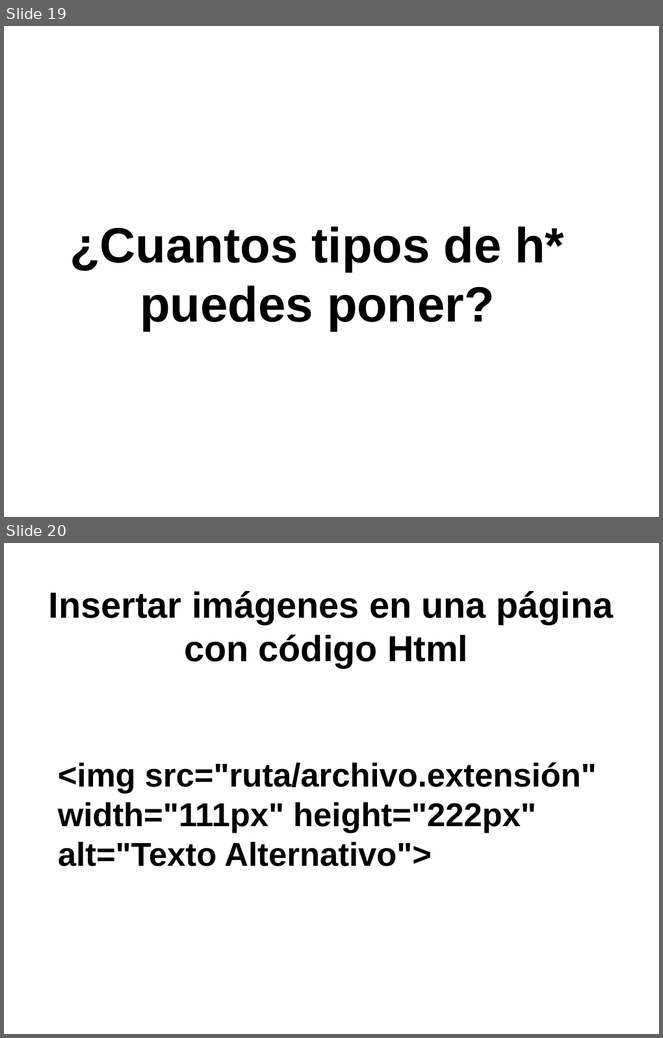
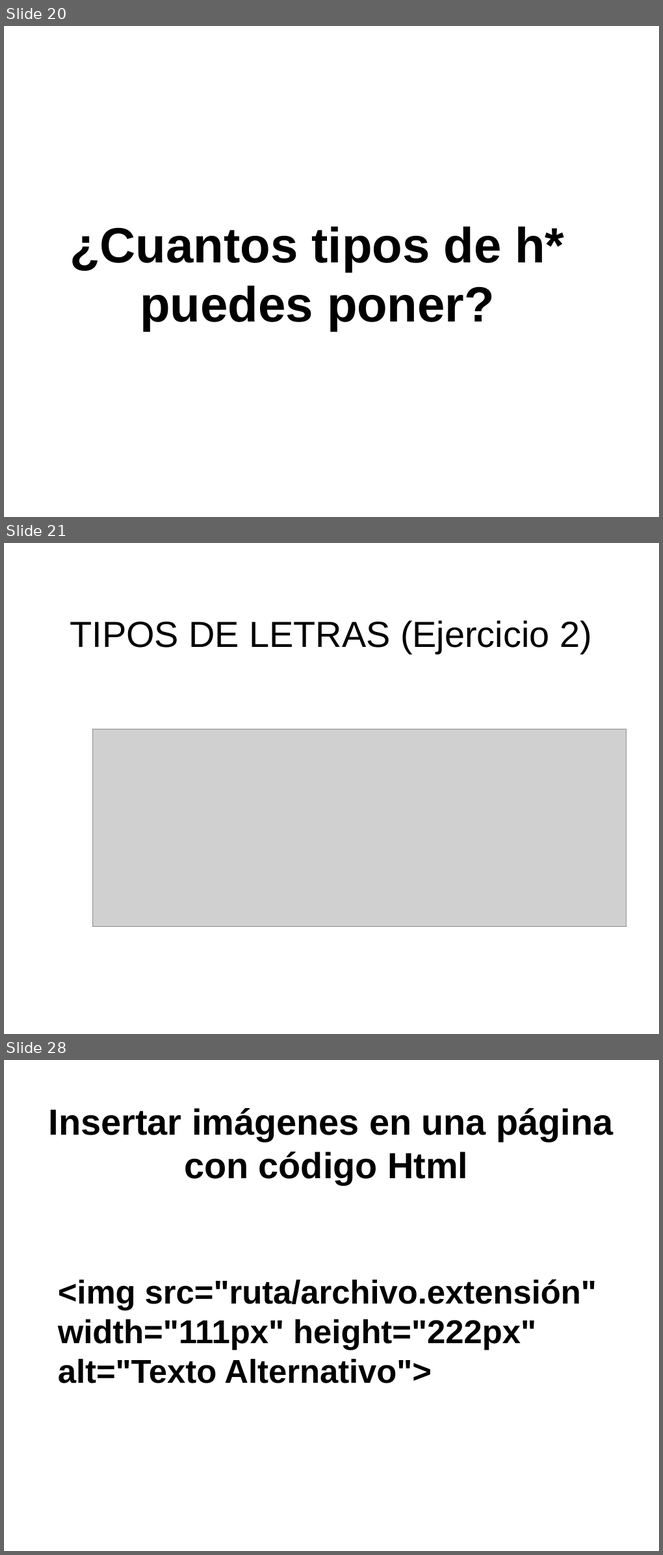
Before and after one commit to toblerone554/CampusInfantil2016, a slide deck: Veteranos/html/PresentaciónHTML.odp. Shown one above the other, each under a label of ours: slides 19 and 20 before the commit, slides 20, 21 and 28 after it; the slides between them are not shown. The pictures are 663x1038 and 663x1555 pixels, drawn with LibreOffice and Linux fonts; fonts in the diff are those of the drawing; grey boxes stand for pictures. Boxes give left, top, right and bottom in pixels: in the first picture for what was removed or moved away, otherwise in the second. Text is boxed around its words. In the diff, an @@ line names an element or a change of style, - is before the commit and + after.

Commit message:
Subidos ejercicios practicos HTML

```diff
--- a/Veteranos/html/PresentaciónHTML.odp
+++ b/Veteranos/html/PresentaciónHTML.odp
@@ slide 21 added at [4,543,659,1034], background #FFFFFF @@
@@ title added at [70,620,592,653], 44 pt, text #000000 @@
+TIPOS DE LETRAS (Ejercicio 2)
@@ picture added at [93,729,627,927] @@
@@ what was slide 19 is now slide 20 @@
@@ what was slide 20 is now slide 28 @@
```
Also in this commit, not shown: 6 slides changed, 9 other slides added, 18 other files.
